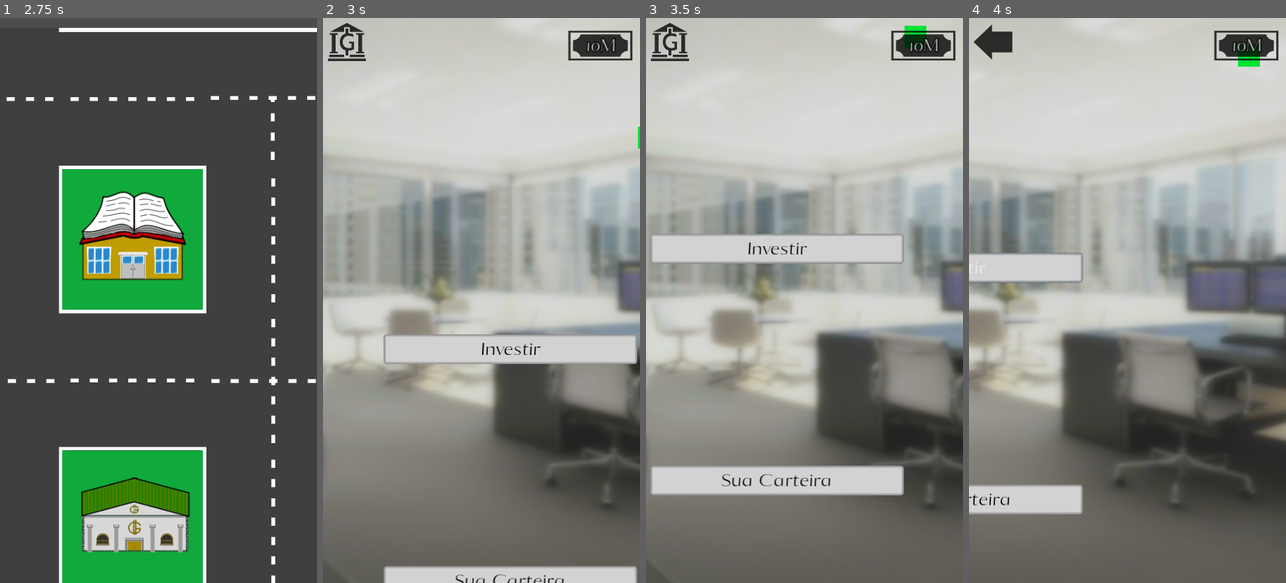
Above: before the commit, frames 1-4 (left to right).
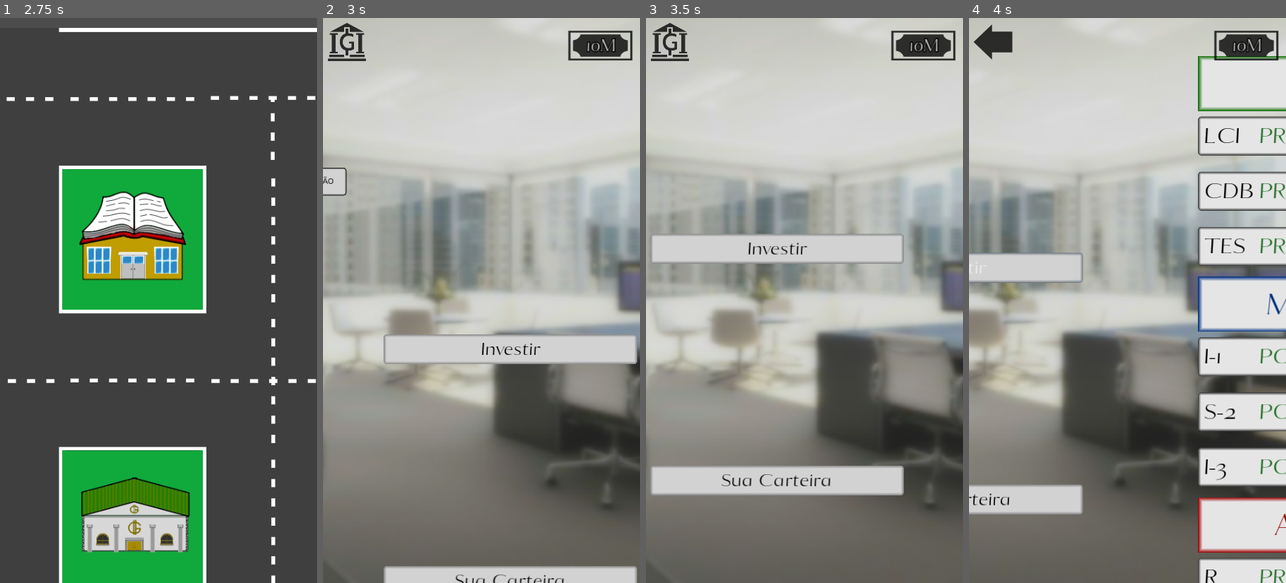
Above: after the commit, the same moments.

Repository: AndreMoukarzel/Grana-Preta
Game: Godot game, scene res://OpeningMenu.tscn
The game is run twice, just before and just after one commit, with the same random seed, the same clock (stepped at 60 frames per second) and the same inputs. The engine's default icon, where the game draws it, is replaced by a stand-in: a white triangle on a blue panel in a dark square.
Inputs (mouse positions are in pixels of both pictures, inside the frame that each line leads up to):
- Up to frame 1 (2.75 s): tap Enter at 0.5 s; move the mouse to (228, 272) at 0.52 s; click (228, 272) at 0.67 s; drag from (95, 328) to (142, 413) at 1.27 s; tap Space at 2 s; move the mouse to (190, 176) at 2.02 s; click (190, 176) at 2.17 s
- Up to frame 2 (3 s): click (459, 520) at 2.75 s
- Up to frame 3 (3.5 s): no input
- Up to frame 4 (4 s): click "Investir" at 3.5 s

Frame 1 is identical in both runs. In frame 2, 0.4% of the frame differs, in the area x 0-100%, y 19-32%; in frame 3, 0.2%; in frame 4, 18%, in the area x 72-100%, y 4-100%.
Error after the commit: Invalid get index 'rect_position' (on base: 'null instance'). (res://broker/Broker.gd:12)

Commit message:
Closes #37

Diff:
--- a/broker/Broker.tscn
+++ b/broker/Broker.tscn
@@ -8,9 +8,6 @@
 [ext_resource path="res://broker/Portfolio.tscn" type="PackedScene" id=6]
 
 [sub_resource type="StyleBoxFlat" id=1]
-bg_color = Color( 0, 0.898039, 0.203922, 1 )
-
-[sub_resource type="StyleBoxFlat" id=2]
 bg_color = Color( 0.827451, 0.827451, 0.827451, 1 )
 border_width_left = 5
 border_width_top = 5
@@ -23,11 +20,24 @@
 corner_radius_bottom_right = 5
 corner_radius_bottom_left = 5
 
-[sub_resource type="DynamicFont" id=3]
+[sub_resource type="DynamicFont" id=2]
 size = 40
 use_mipmaps = true
 use_filter = true
 font_data = ExtResource( 4 )
+
+[sub_resource type="StyleBoxFlat" id=3]
+bg_color = Color( 0.827451, 0.827451, 0.827451, 1 )
+border_width_left = 3
+border_width_top = 3
+border_width_right = 3
+border_width_bottom = 3
+border_color = Color( 0.0862745, 0.0862745, 0.0862745, 1 )
+border_blend = true
+corner_radius_top_left = 5
+corner_radius_top_right = 5
+corner_radius_bottom_right = 5
+corner_radius_bottom_left = 5
 
 [node name="Broker" type="Control"]
 anchor_right = 1.0
@@ -40,6 +50,7 @@
 [node name="HUD" parent="." instance=ExtResource( 2 )]
 
 [node name="Background" type="ParallaxBackground" parent="."]
+editor/display_folded = true
 
 [node name="TextureRect" type="TextureRect" parent="Background"]
 margin_left = -576.0
@@ -47,15 +58,6 @@
 margin_bottom = 1024.0
 texture = ExtResource( 3 )
 expand = true
-
-[node name="Turtle" type="Control" parent="."]
-margin_right = 40.0
-margin_bottom = 40.0
-
-[node name="Panel" type="Panel" parent="Turtle"]
-margin_right = 40.0
-margin_bottom = 40.0
-custom_styles/panel = SubResource( 1 )
 
 [node name="Menu" type="VBoxContainer" parent="."]
 editor/display_folded = true
@@ -69,8 +71,10 @@
 margin_right = 400.0
 margin_bottom = 171.0
 size_flags_vertical = 6
-custom_styles/normal = SubResource( 2 )
-custom_fonts/font = SubResource( 3 )
+custom_styles/hover = SubResource( 1 )
+custom_styles/pressed = SubResource( 1 )
+custom_styles/normal = SubResource( 1 )
+custom_fonts/font = SubResource( 2 )
 custom_colors/font_color = Color( 0, 0, 0, 1 )
 text = "Investir"
 
@@ -79,12 +83,15 @@
 margin_right = 400.0
 margin_bottom = 481.0
 size_flags_vertical = 6
-custom_styles/normal = SubResource( 2 )
-custom_fonts/font = SubResource( 3 )
+custom_styles/hover = SubResource( 1 )
+custom_styles/pressed = SubResource( 1 )
+custom_styles/normal = SubResource( 1 )
+custom_fonts/font = SubResource( 2 )
 custom_colors/font_color = Color( 0, 0, 0, 1 )
 text = "Sua Carteira"
 
 [node name="InvestmentMenu" type="Control" parent="."]
+editor/display_folded = true
 margin_left = 576.0
 margin_right = 976.0
 margin_bottom = 600.0
@@ -95,12 +102,33 @@
 margin_bottom = 20.0
 
 [node name="PortfolioMenu" type="Control" parent="."]
+editor/display_folded = true
 margin_left = -576.0
 margin_right = -176.0
 margin_bottom = 600.0
 size_flags_vertical = 7
 
 [node name="Portfolio" parent="PortfolioMenu" instance=ExtResource( 6 )]
+
+[node name="Value" parent="PortfolioMenu/Portfolio/Sorter" index="0"]
+custom_styles/hover = SubResource( 3 )
+custom_styles/pressed = SubResource( 3 )
+
+[node name="Expiration" parent="PortfolioMenu/Portfolio/Sorter" index="1"]
+custom_styles/hover = SubResource( 3 )
+custom_styles/pressed = SubResource( 3 )
+
+[node name="Rentability" parent="PortfolioMenu/Portfolio/Sorter" index="2"]
+custom_styles/hover = SubResource( 3 )
+custom_styles/pressed = SubResource( 3 )
+
+[node name="Type" parent="PortfolioMenu/Portfolio/Sorter" index="3"]
+custom_styles/hover = SubResource( 3 )
+custom_styles/pressed = SubResource( 3 )
+
+[node name="BoughtTime" parent="PortfolioMenu/Portfolio/Sorter" index="4"]
+custom_styles/hover = SubResource( 3 )
+custom_styles/pressed = SubResource( 3 )
 
 [node name="Tween" type="Tween" parent="."]
 
--- a/broker/bond/BoughtBond.tscn
+++ b/broker/bond/BoughtBond.tscn
@@ -29,7 +29,7 @@
 corner_radius_bottom_right = 5
 corner_radius_bottom_left = 5
 
-[node name="BoughtBond" instance=ExtResource( 1 )]
+[node name="BoughtBond" index="0" instance=ExtResource( 1 )]
 script = ExtResource( 2 )
 
 [node name="MinInvestment" parent="." index="3"]
